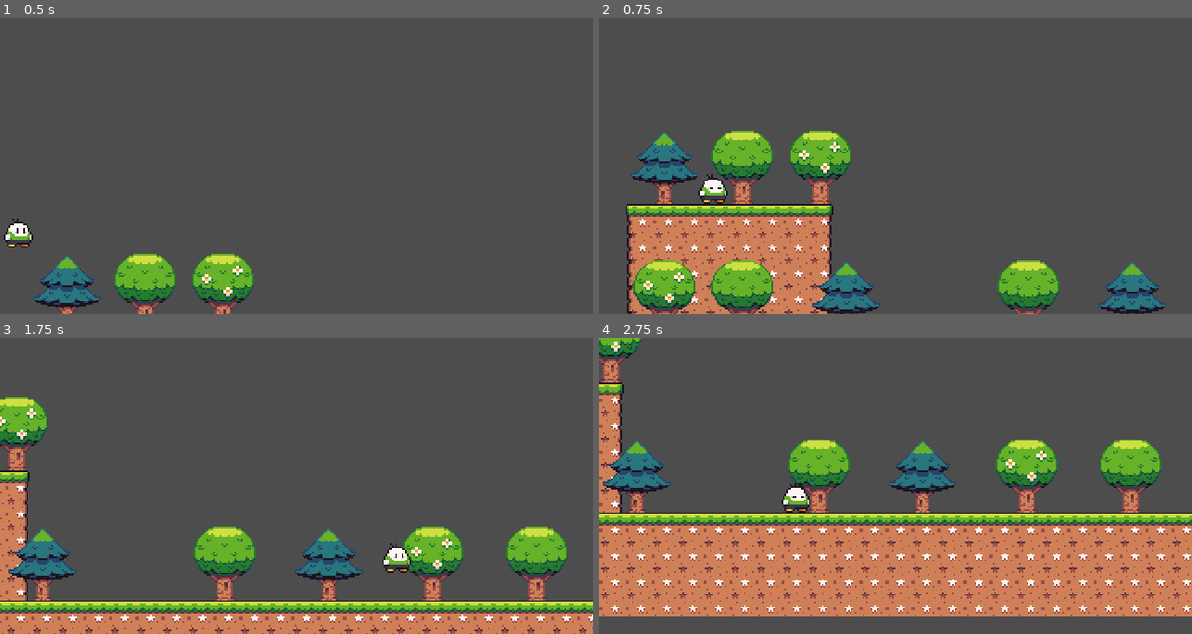
Above: before the commit, frames 1-4 (two rows, left to right).
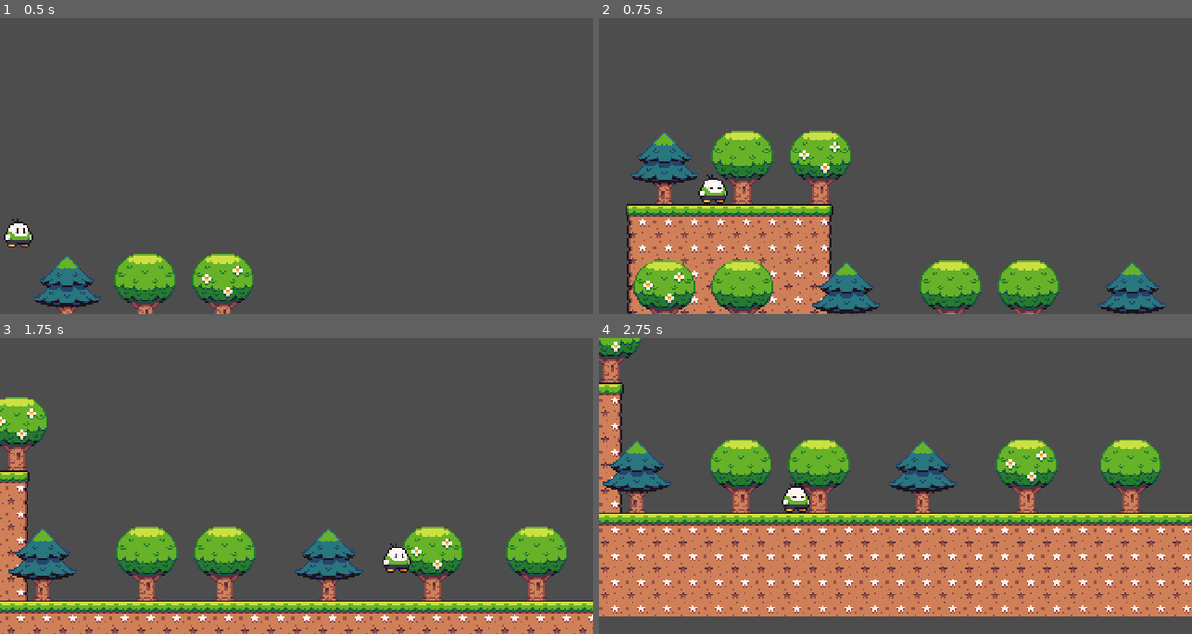
Above: after the commit, the same moments.

Repository: MikaelHCF/ProjetoFinal
Game: Godot game, scene res://levels/wordl_01.tscn
Two runs of this game, one before a commit and one after it. Both use one fixed random seed, a clock stepped at 60 frames per second and the inputs below.
Inputs:
- Up to frame 1 (0.5 s): no input
- Up to frame 2 (0.75 s): tap Enter (ui_accept) at 0.5 s; hold Right (ui_right) from 0.53 s (still down)
- Up to frame 3 (1.75 s): keep holding Right (ui_right); tap Enter (ui_accept) at 0.77, 1.52 s
- Up to frame 4 (2.75 s): release Right (ui_right) at 2.03 s; hold Left (ui_left) from 2.03 s (still down)

Frame 1 is identical in both runs. In frame 2, 1.5% of the frame differs, in the area x 54-65%, y 81-100%; in frame 3, 1.7%, in the area x 19-30%, y 63-89%; in frame 4, 1.7%.

Commit message:
ta gostando
do grosso

Diff:
--- a/Plataforma 4/levels/wordl_01.tscn
+++ b/Plataforma 4/levels/wordl_01.tscn
@@ -136,6 +136,6 @@
 layer_0/name = "ground"
 layer_0/tile_data = PackedInt32Array(1114112, 262144, 1, 1114113, 262144, 1, 1114114, 262144, 1, 1114115, 262144, 1, 11 …(7286 unchanged characters)…
 layer_1/name = "trees"
-layer_1/tile_data = PackedInt32Array(983056, 65537, 1, 98306 …(352 unchanged characters)… , 1, 262203, 65537, 1, 262206, 327681, 1)
+layer_1/tile_data = PackedInt32Array(983056, 65537, 1, 98306 …(352 unchanged characters)… , 1, 262203, 65537, 1, 262206, 327681, 1, 983053, 65537, 1)
 
 [node name="player" parent="." instance=ExtResource("3_siws5")]
--- a/Plataforma 4/scripts/player.gd
+++ b/Plataforma 4/scripts/player.gd
@@ -28,4 +28,4 @@
 	move_and_slide()
 
 
-	#o ratao gosta do grosso
+	#o ratao so gosta do grosso
